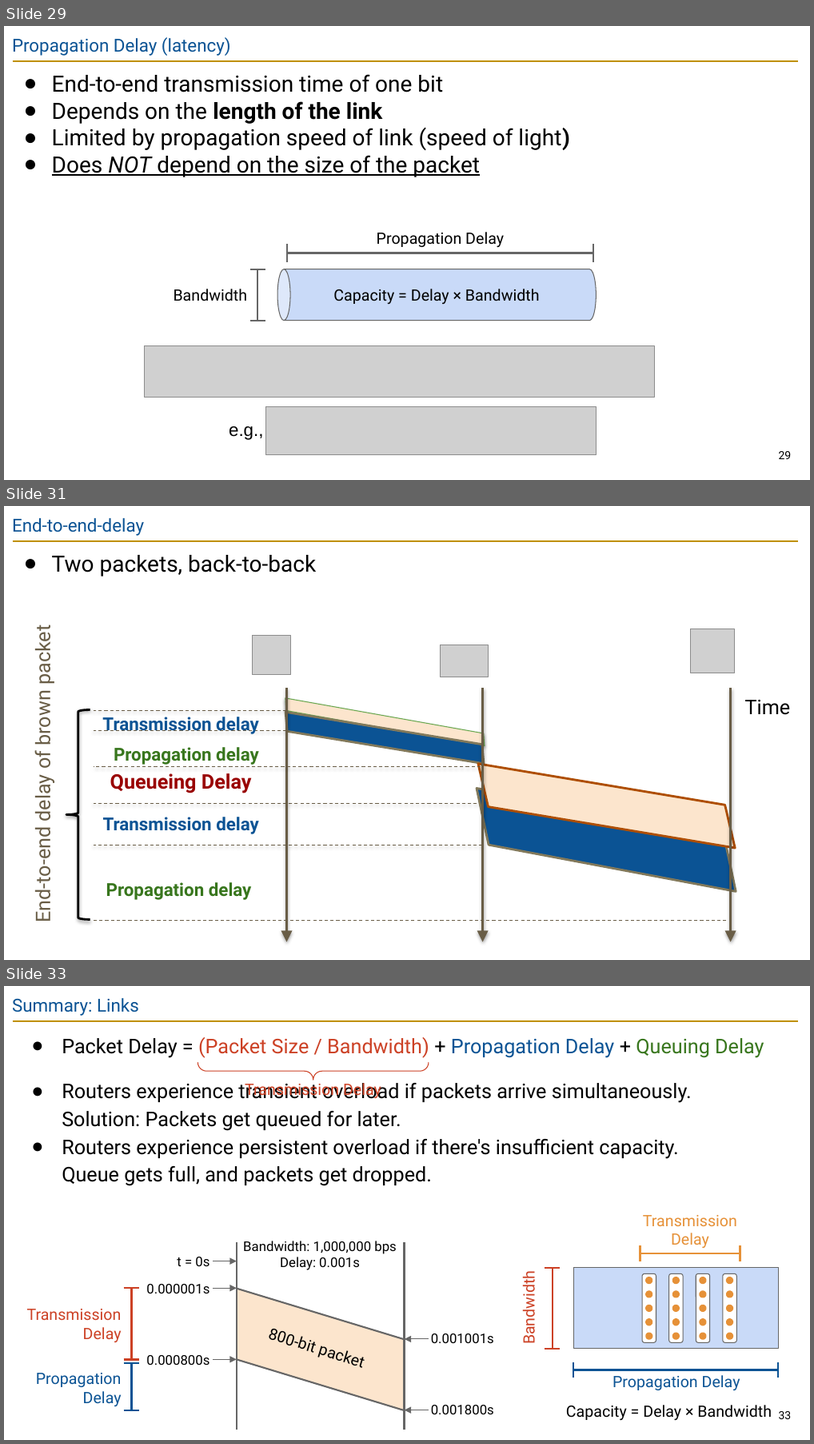
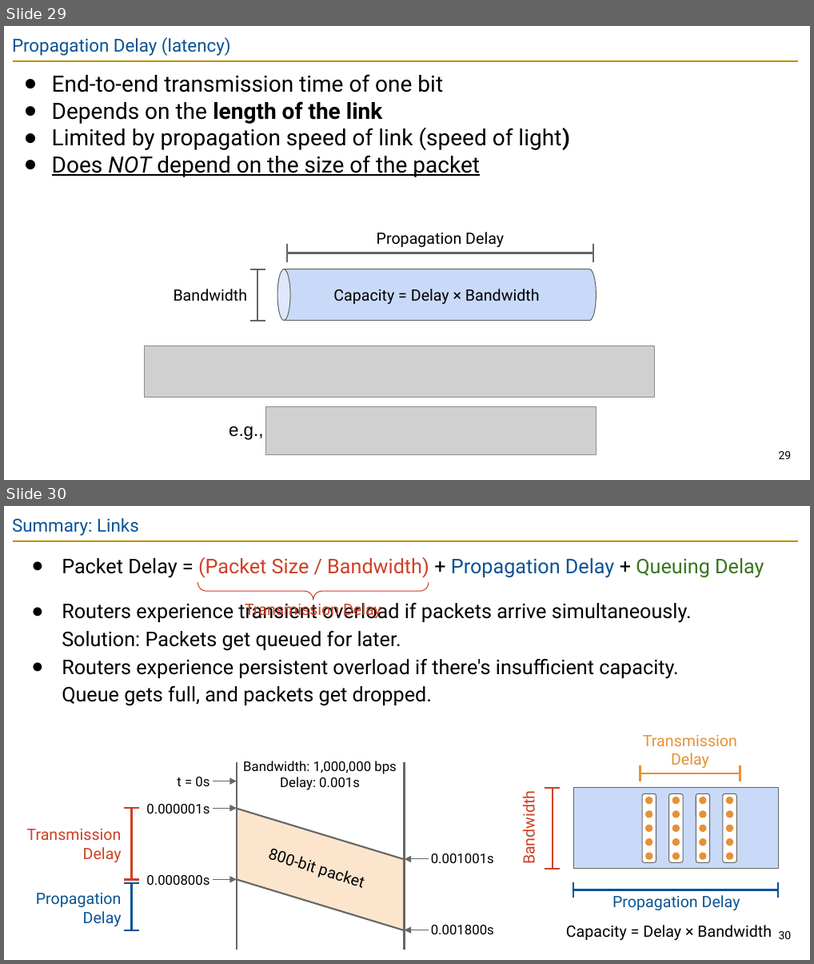
Before and after one commit to guhofstra/CSC175Sp26, a slide deck: PPTs/Lecture 3 - Links.pptx. Shown one above the other, each under a label of ours: slides 29, 31 and 33 before the commit, slides 29 and 30 after it; the slides between them are not shown. The pictures are 814x1444 and 814x964 pixels, drawn with LibreOffice and Linux fonts; fonts in the diff are those of the drawing; grey boxes stand for pictures. Boxes give left, top, right and bottom in pixels: in the first picture for what was removed or moved away, otherwise in the second. Text is boxed around its words. In the diff, an @@ line names an element or a change of style, - is before the commit and + after.

```diff
--- a/PPTs/Lecture 3 - Links.pptx
+++ b/PPTs/Lecture 3 - Links.pptx
@@ slide 31 removed at <box>4,506,810,960</box>, background #FFFFFF; not listed: 1 template element that a slide beside it also shows @@
@@ title removed at <box>12,518,144,536</box> @@
-End-to-end-delay
@@ text removed at <box>52,555,316,576</box> @@
-● Two packets, back-to-back
@@ text removed at <box>29,630,55,920</box> @@
-End-to-end delay of brown packet
@@ picture removed at <box>252,636,291,675</box> @@
@@ picture removed at <box>440,644,489,677</box> @@
@@ picture removed at <box>691,629,734,673</box> @@
@@ arrow removed from (287, 688) to (287, 941) @@
@@ arrow removed from (483, 688) to (483, 941) @@
@@ arrow removed from (730, 688) to (730, 941) @@
@@ left brace removed at <box>66,710,90,920</box> @@
@@ line removed from (287, 711) to (94, 711) @@
@@ text removed at <box>102,716,259,734</box> @@
-Transmission delay
@@ parallelogram removed at <box>283,698,486,745</box> @@
@@ parallelogram removed at <box>283,712,487,764</box> @@
@@ text removed at <box>746,700,791,715</box> @@
-Time
@@ line removed from (287, 731) to (94, 731) @@
@@ line removed from (481, 767) to (94, 767) @@
@@ text removed at <box>114,747,259,764</box> @@
-Propagation delay
@@ parallelogram removed at <box>472,764,742,848</box> @@
@@ text removed at <box>110,773,252,793</box> @@
-Queueing Delay
@@ parallelogram removed at <box>466,788,746,892</box> @@
@@ line removed from (483, 804) to (94, 804) @@
@@ text removed at <box>103,816,259,834</box> @@
-Transmission delay
@@ line removed from (483, 844) to (94, 844) @@
@@ text removed at <box>106,882,252,900</box> @@
-Propagation delay
@@ line removed from (726, 920) to (94, 920) @@
@@ what was slide 33 is now slide 30 @@
@@ page number at <box>779,931,792,939</box>: text changed @@
-33
+30
```
Also in this commit, not shown: 7 slides changed, 2 other slides removed, 4 other files.
